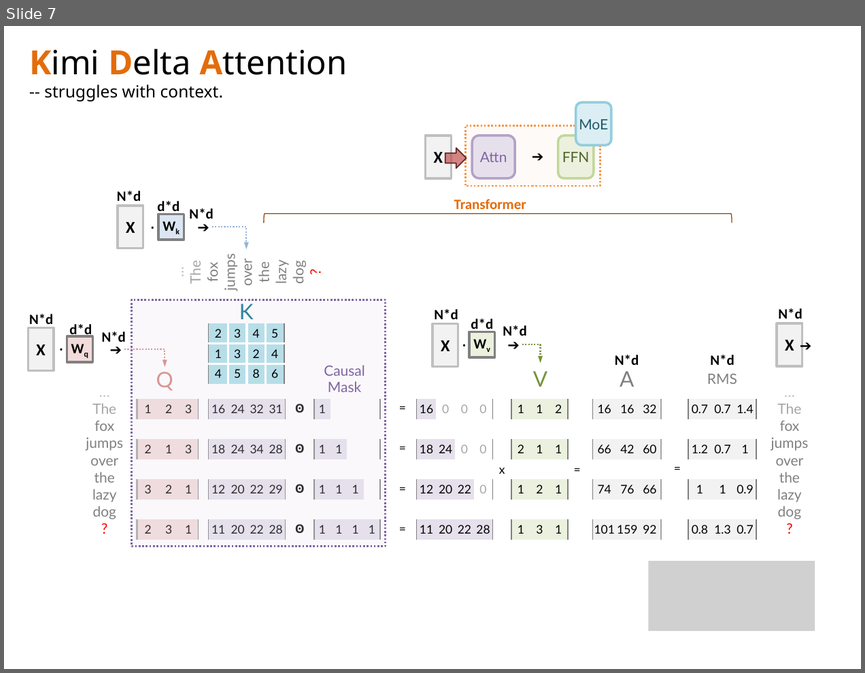
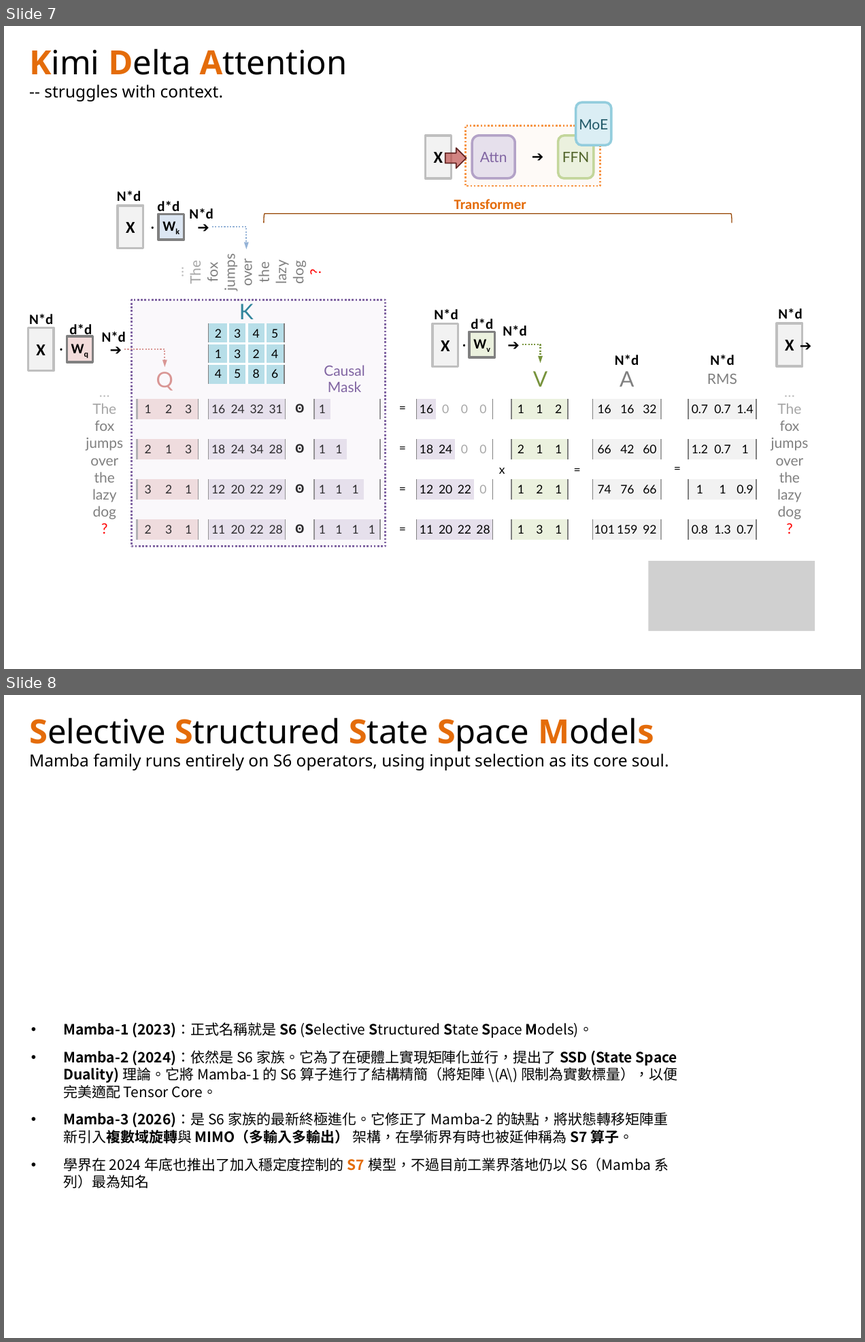
Before and after one commit to navibator/crazy-ai, a slide deck: temp.pptx. Shown one above the other, each under a label of ours: slide 7 before the commit, slides 7 and 8 after it. The pictures are 865x673 and 865x1342 pixels, drawn with LibreOffice and Linux fonts; fonts in the diff are those of the drawing; grey boxes stand for pictures. Boxes give left, top, right and bottom in pixels: in the first picture for what was removed or moved away, otherwise in the second. Text is boxed around its words. In the diff, an @@ line names an element or a change of style, - is before the commit and + after.

Commit message:
mamba ssm

```diff
--- a/temp.pptx
+++ b/temp.pptx
@@ slide 8 added at (x1=4, y1=695, x2=861, y2=1338), background #FFFFFF @@
@@ text added at (x1=29, y1=717, x2=669, y2=770), 14 pt, text #000000 @@
+Selective Structured State Space Models
+Mamba family runs entirely on S6 operators, using input selection as its core soul.
@@ text added at (x1=63, y1=1022, x2=678, y2=1188), 12 pt, text #000000 @@
+• Mamba-1 (2023)：正式名稱就是 S6 (Selective Structured State Space Models)。
+• Mamba-2 (2024)：依然是 S6 家族。它為了在硬體上實現矩陣化並行，提出了 SSD (State Space Duality) 理論。它將 Mamba-1 的 S6 算子進行了結構精簡（將矩陣 \(A\) 限制為實數標量），以便完美適配 Tensor Core。
+• Mamba-3 (2026)：是 S6 家族的最新終極進化。它修正了 Mamba-2 的缺點，將狀態轉移矩陣重新引入複數域旋轉與 MIMO（多輸入多輸出） 架構，在學術界有時也被延伸稱為 S7 算子。
+• 學界在 2024 年底也推出了加入穩定度控制的 S7 模型，不過目前工業界落地仍以 S6（Mamba 系列）最為知名
```
Also in this commit, not shown: 1 slide changed, 1 other slide added, 1 other file.
